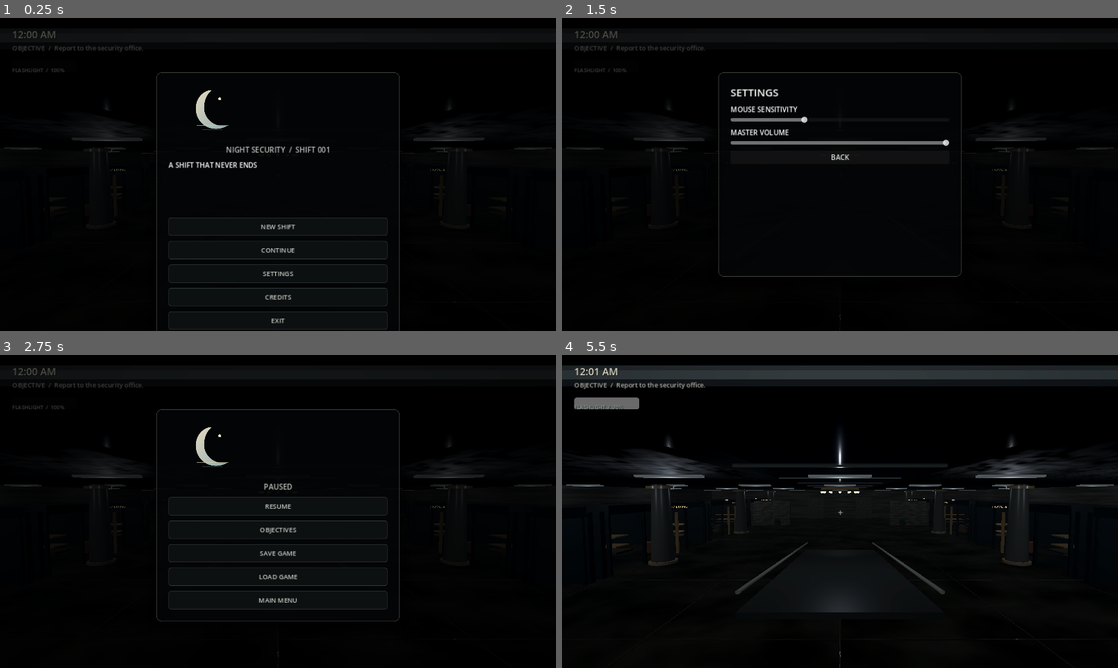
Above: before the commit, frames 1-4 (two rows, left to right).
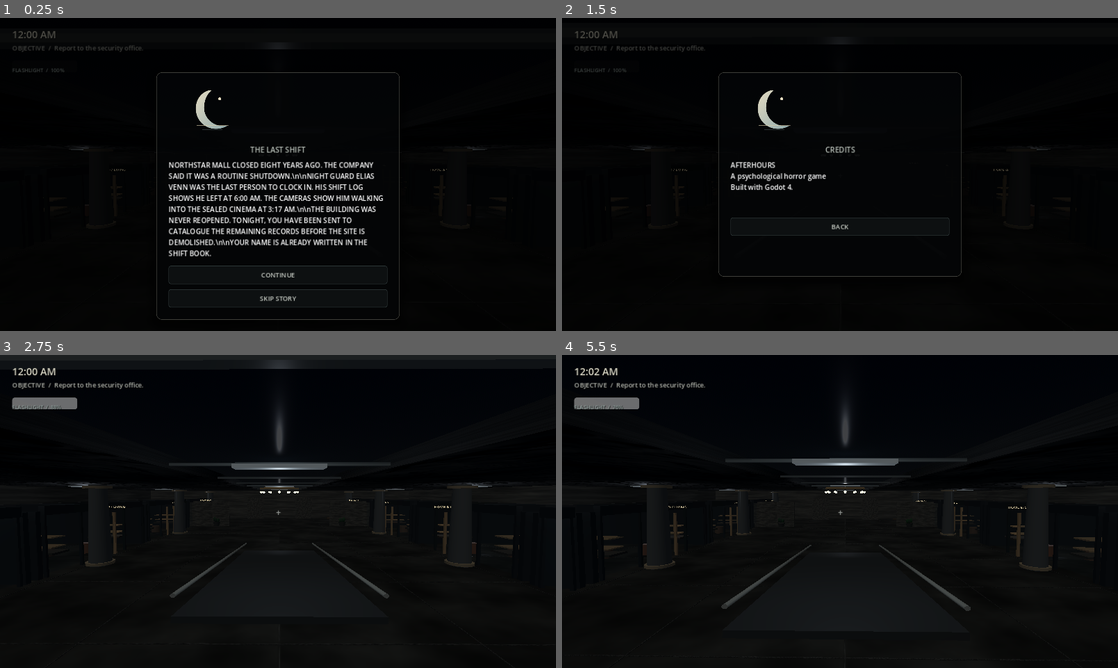
Above: after the commit, the same moments.

Repository: dontcare-dev/AFTER-HOURS
Game: Godot game, scene res://scenes/main.tscn
Same seed, same stepped clock (60 frames per second), same inputs: the game is played once before the commit and once after it.
Inputs (mouse positions are in pixels of both pictures, inside the frame that each line leads up to):
- Up to frame 1 (0.25 s): no input
- Up to frame 2 (1.5 s): click (840, 274) at 0.5 s, where only the run before the commit has a clickable "SETTINGS"; click (840, 296) at 1.25 s, where only the run after the commit has a clickable "CREDITS"
- Up to frame 3 (2.75 s): click "BACK" at 2 s
- Up to frame 4 (5.5 s): click (840, 505) at 2.75 s, where only the run before the commit has a clickable "RESUME"; tap Enter (objectives) at 3.5 s; move the mouse to (867, 511) at 3.52 s; hold W (move_forward) 3.53-4.25 s; hold E (interact) 3.53-4.25 s; click "BACK" at 4.25 s; move the mouse to (812, 511) at 5.02 s; hold W (move_forward) from 5.03 s (still down); tap Ctrl (crouch) at 5.1 s; tap E (interact) at 5.3 s

The runs differ from the first frame. In frame 1, 6.0% of the frame differs, in the area x 0-100%, y 28-100%; in frame 2, 2.6%; in frame 3, 6.6%; in frame 4, 9.8%, in the area x 0-100%, y 3-100%.
Error in both runs: Invalid access to property or key 'shape' on a base object of type 'null instance'. (res://scripts/player.gd:61)

Commit message:
Add story prologue, imported retail scene and lighter rendering

Diff:
--- a/scripts/game.gd
+++ b/scripts/game.gd
@@ -53,7 +53,7 @@
 	build_ui()
 	set_objective("Report to the security office.")
 	show_message("SHIFT STARTED  /  12:00 AM", 4.0)
-	show_main_menu()
+	show_story_intro()
 
 func _process(delta):
 	if paused or terminal_open or ending:
@@ -101,21 +101,14 @@
 	environment.ambient_light_color = Color(0.32, 0.34, 0.38)
 	environment.ambient_light_energy = 0.42
 	environment.tonemap_mode = Environment.TONE_MAPPER_FILMIC
-	environment.sdfgi_enabled = true
-	environment.sdfgi_use_occlusion = true
-	environment.ssao_enabled = true
-	environment.ssao_radius = 2.4
-	environment.ssao_intensity = 2.0
-	environment.ssil_enabled = true
-	environment.ssil_radius = 3.0
-	environment.glow_enabled = true
-	environment.glow_intensity = 0.55
-	environment.glow_bloom = 0.08
-	environment.volumetric_fog_enabled = true
-	environment.volumetric_fog_density = 0.012
+	environment.sdfgi_enabled = false
+	environment.ssao_enabled = false
+	environment.ssil_enabled = false
+	environment.glow_enabled = false
+	environment.volumetric_fog_enabled = false
 	environment.fog_enabled = true
 	environment.fog_light_color = Color(0.075, 0.08, 0.085)
-	environment.fog_density = 0.009
+	environment.fog_density = 0.004
 	world_env.environment = environment
 	add_child(world_env)
 	var mall = Node3D.new()
@@ -143,13 +136,13 @@
 		box(mall, Vector3(x, 0.012, 0), Vector3(0.035, 0.02, 56), tile_mat, false)
 	for z in range(-25, 29, 5):
 		box(mall, Vector3(0, 0.013, z), Vector3(40, 0.02, 0.035), tile_mat, false)
-	for x in [-18, -12, -6, 0, 6, 12, 18]:
-		for z in [-23, -13, -3, 7, 17, 25]:
+	for x in [-15, 0, 15]:
+		for z in [-20, -5, 10, 25]:
 			var light = OmniLight3D.new()
 			light.position = Vector3(x, 5.55, z)
 			light.light_color = Color(0.78, 0.82, 0.88)
 			light.light_energy = 0.7 if z > -20 else 0.42
-			light.omni_range = 10.0
+			light.omni_range = 11.0
 			light.shadow_enabled = false
 			mall.add_child(light)
 			mall_lights.append(light)
@@ -255,20 +248,28 @@
 	door.cast_shadow = GeometryInstance3D.SHADOW_CASTING_SETTING_OFF
 	box(parent, Vector3(front_x - side * 0.09, 1.75, center_z - 0.82), Vector3(0.16, 3.55, 0.12), trim, false)
 	box(parent, Vector3(front_x - side * 0.09, 1.75, center_z + 0.82), Vector3(0.16, 3.55, 0.12), trim, false)
-	for shelf_z in [-2.8, 2.8]:
-		box(parent, Vector3(side * 12.0, 1.1, center_z + shelf_z), Vector3(2.1, 0.14, 1.1), material(Color(0.2, 0.18, 0.15)), false)
-		for tier in [1.5, 2.15]:
-			box(parent, Vector3(side * 12.0, tier, center_z + shelf_z), Vector3(1.9, 0.08, 0.92), trim, false)
-	for display_index in range(3):
-		var display = MeshInstance3D.new()
-		var shape = CylinderMesh.new()
-		shape.top_radius = 0.35
-		shape.bottom_radius = 0.42
-		shape.height = 0.85
-		display.mesh = shape
-		display.position = Vector3(side * (12.3 + display_index * 1.8), 0.43, center_z + (display_index - 1) * 1.15)
-		display.material_override = material(Color(0.31 + 0.035 * index, 0.27, 0.21), 0.38)
-		parent.add_child(display)
+	if ResourceLoader.exists("res://assets/retail_shopfloor.glb"):
+		var shop_pack := load("res://assets/retail_shopfloor.glb") as PackedScene
+		if shop_pack:
+			var shop = shop_pack.instantiate()
+			shop.position = Vector3(side * 15.3, 0.0, center_z)
+			shop.rotation.y = -float(side) * PI * 0.5
+			parent.add_child(shop)
+	else:
+		for shelf_z in [-2.8, 2.8]:
+			box(parent, Vector3(side * 12.0, 1.1, center_z + shelf_z), Vector3(2.1, 0.14, 1.1), material(Color(0.2, 0.18, 0.15)), false)
+			for tier in [1.5, 2.15]:
+				box(parent, Vector3(side * 12.0, tier, center_z + shelf_z), Vector3(1.9, 0.08, 0.92), trim, false)
+		for display_index in range(3):
+			var display = MeshInstance3D.new()
+			var shape = CylinderMesh.new()
+			shape.top_radius = 0.35
+			shape.bottom_radius = 0.42
+			shape.height = 0.85
+			display.mesh = shape
+			display.position = Vector3(side * (12.3 + display_index * 1.8), 0.43, center_z + (display_index - 1) * 1.15)
+			display.material_override = material(Color(0.31 + 0.035 * index, 0.27, 0.21), 0.38)
+			parent.add_child(display)
 
 func build_planter(parent, position: Vector3):
 	var pot = MeshInstance3D.new()
@@ -820,6 +821,18 @@
 	feed.visible = false
 	Input.mouse_mode = Input.MOUSE_MODE_CAPTURED
 
+func show_story_intro():
+	paused = true
+	menu_camera.current = true
+	Input.mouse_mode = Input.MOUSE_MODE_VISIBLE
+	overlay.visible = true
+	var story = "NORTHSTAR MALL CLOSED EIGHT YEARS AGO. THE COMPANY SAID IT WAS A ROUTINE SHUTDOWN.\\n\\nNIGHT GUARD ELIAS VENN WAS THE LAST PERSON TO CLOCK IN. HIS SHIFT LOG SHOWS HE LEFT AT 6:00 AM. THE CAMERAS SHOW HIM WALKING INTO THE SEALED CINEMA AT 3:17 AM.\\n\\nTHE BUILDING WAS NEVER REOPENED. TONIGHT, YOU HAVE BEEN SENT TO CATALOGUE THE REMAINING RECORDS BEFORE THE SITE IS DEMOLISHED.\\n\\nYOUR NAME IS ALREADY WRITTEN IN THE SHIFT BOOK."
+	show_menu("THE LAST SHIFT", [["CONTINUE", "intro_continue"], ["SKIP STORY", "intro_skip"]], story)
+	var glide = create_tween()
+	glide.set_parallel(true)
+	glide.tween_property(menu_camera, "position", menu_camera.position + Vector3(0.0, -0.35, -4.5), 16.0).set_trans(Tween.TRANS_SINE).set_ease(Tween.EASE_IN_OUT)
+	glide.tween_property(menu_camera, "rotation", menu_camera.rotation + Vector3(0.015, 0.07, 0.0), 16.0).set_trans(Tween.TRANS_SINE).set_ease(Tween.EASE_IN_OUT)
+
 func show_main_menu():
 	paused = true
 	menu_camera.current = true
@@ -888,6 +901,8 @@
 
 func _menu_action(action: String):
 	match action:
+		"intro_continue", "intro_skip":
+			show_main_menu()
 		"resume":
 			resume_game()
 		"objectives":
